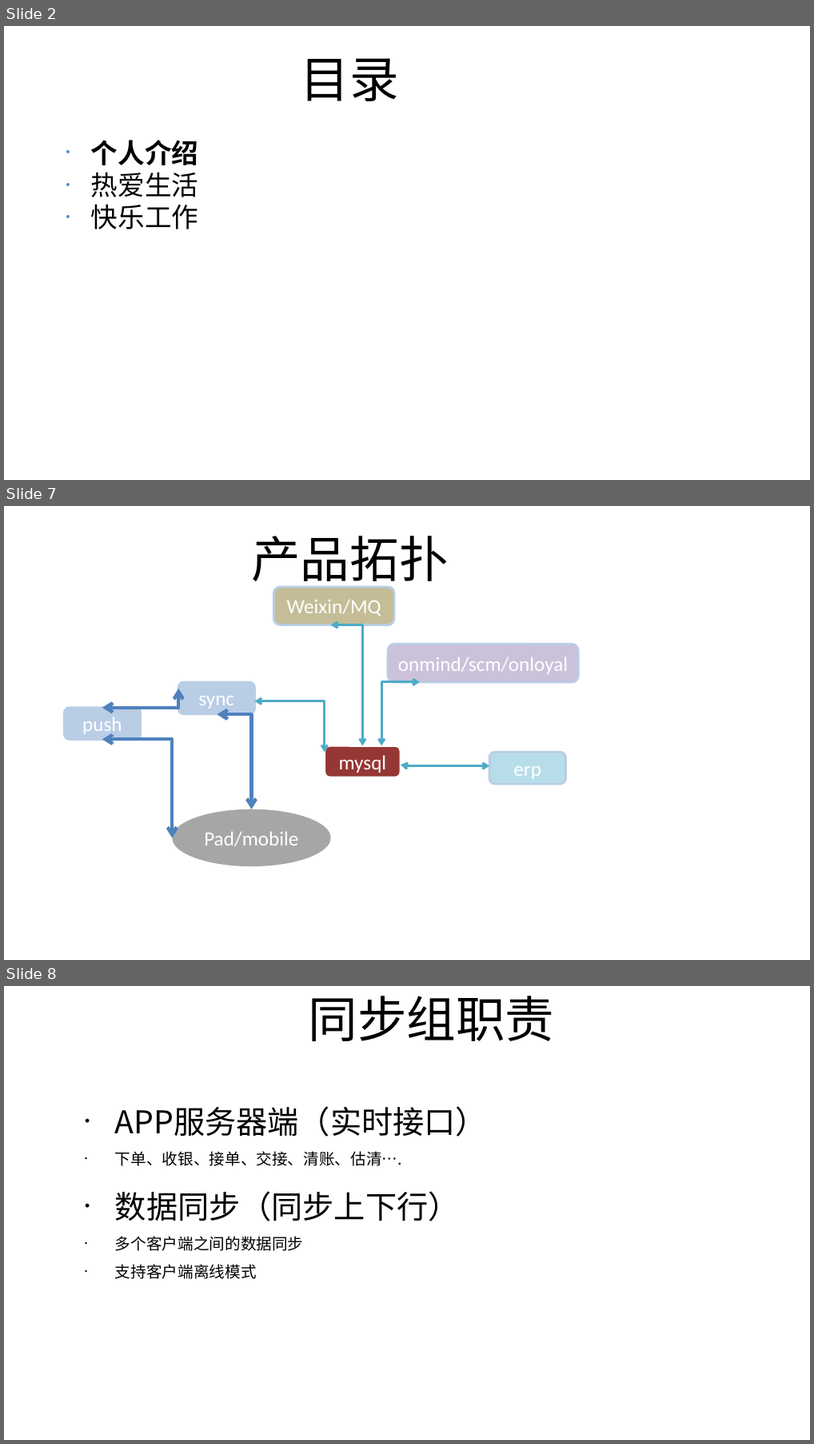
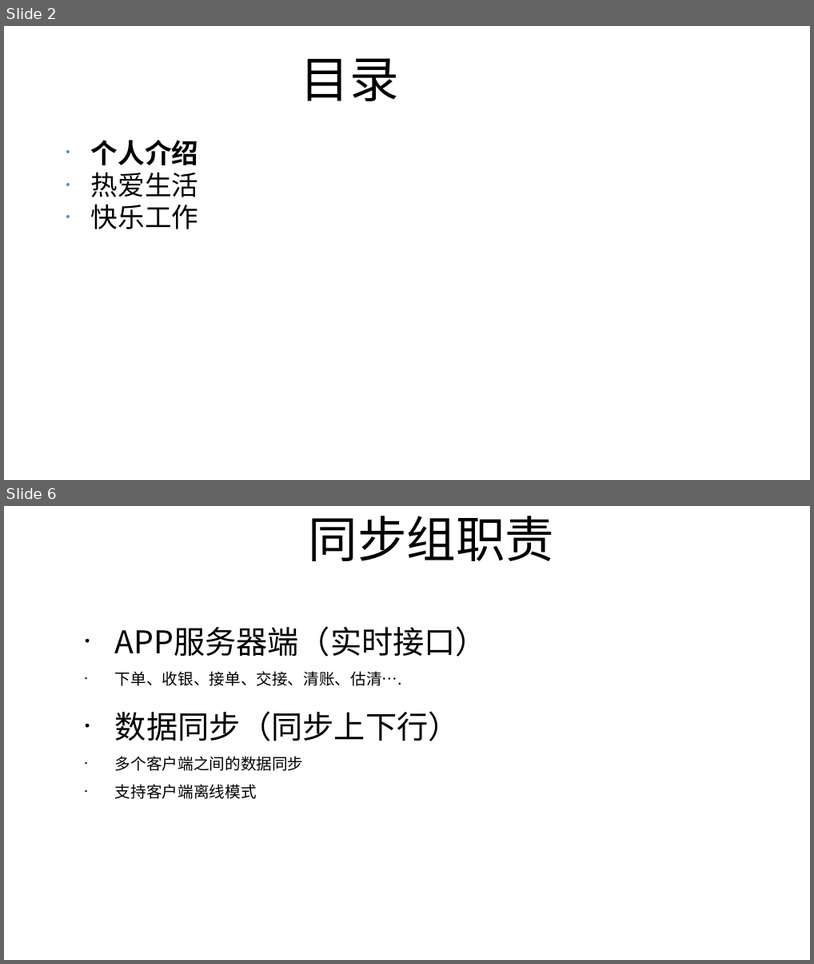
Before and after one commit to coderGun/gene, a slide deck: 入职分享_任勇.odp. Shown one above the other, each under a label of ours: slides 2, 7 and 8 before the commit, slides 2 and 6 after it; the slides between them are not shown. The pictures are 814x1444 and 814x964 pixels, drawn with LibreOffice and Linux fonts; fonts in the diff are those of the drawing. Boxes give left, top, right and bottom in pixels: in the first picture for what was removed or moved away, otherwise in the second. Text is boxed around its words. In the diff, an @@ line names an element or a change of style, - is before the commit and + after.

```diff
--- a/入职分享_任勇.odp
+++ b/入职分享_任勇.odp
@@ slide 7 removed at (4, 506, 810, 960), background #FFFFFF @@
@@ title removed at (251, 536, 448, 590) @@
-产品拓扑
@@ rounded rectangle removed at (274, 587, 395, 624) @@
-Weixin/MQ
@@ elbow double arrow removed from (330, 624) to (363, 745) @@
@@ rounded rectangle removed at (388, 644, 578, 682) @@
-onmind/scm/onloyal
@@ elbow double arrow removed from (102, 708) to (179, 688) @@
@@ rounded rectangle removed at (178, 682, 254, 713) @@
-sync
@@ elbow double arrow removed from (420, 682) to (382, 745) @@
@@ rounded rectangle removed at (65, 708, 140, 739) @@
-push
@@ elbow double arrow removed from (217, 714) to (251, 809) @@
@@ elbow double arrow removed from (254, 701) to (325, 752) @@
@@ elbow double arrow removed from (102, 739) to (173, 837) @@
@@ rounded rectangle removed at (325, 745, 401, 777) @@
-mysql
@@ elbow double arrow removed from (490, 766) to (401, 765) @@
@@ rounded rectangle removed at (490, 752, 566, 784) @@
-erp
@@ ellipse removed at (173, 809, 331, 867) @@
-Pad/mobile
@@ what was slide 8 is now slide 6 @@
```
Also in this commit, not shown: 2 slides changed, 2 slides added, 3 other slides removed.
